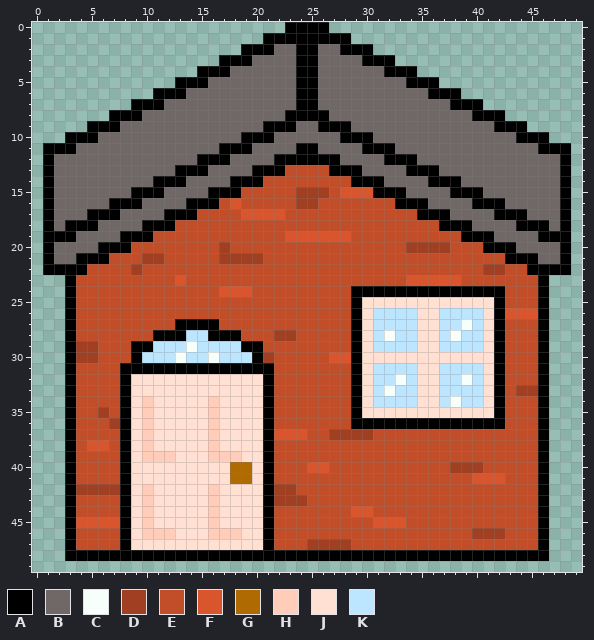
Pixel-art sprite, stored at data/brickhouse.png. Above, as it was before the edit.
The file is 50x50 pixels. Colours within 5 levels of each other are drawn and written as one.
Palette (. is transparent): A #000000  B #706866  C #f7fffb  D #a03f21  E #c14e28  F #d8552d  G #af6a01  H #ffcdba  J #ffe0d3  K #bce6ff
After:
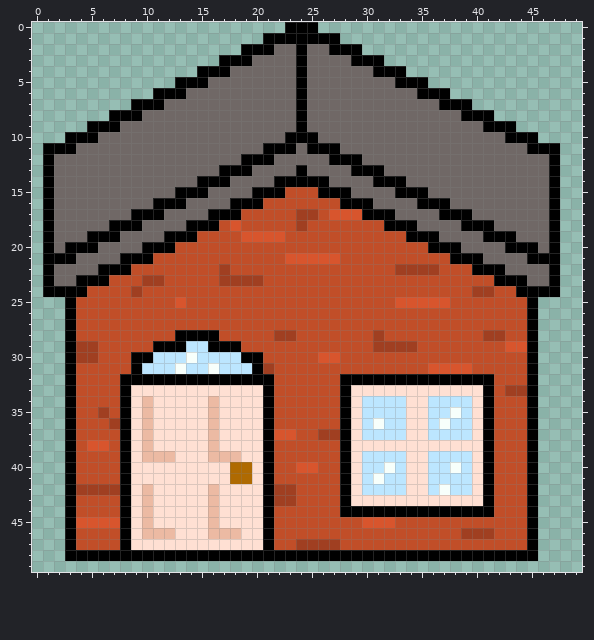
The edit:
colour H: #ffcdba -> #ecbaa3
y 0: x 26 A -> .
y 1: x 28 A -> .
y 2: x 25 A -> B; x 27 B -> A; x 30 A -> .
y 3: x 25 A -> B; x 29 B -> A; x 32 A -> .
y 4: x 25 A -> B; x 31 B -> A; x 34 A -> .
y 5: x 25 A -> B; x 33 B -> A; x 36 A -> .
y 6: x 25 A -> B; x 35 B -> A; x 38 A -> .
y 7: x 25 A -> B; x 37 B -> A; x 40 A -> .
y 8: x 23 A -> B; x 25..26 AA -> BB; x 39 B -> A; x 42 A -> .
y 9: x 21..24 AAAB -> BBBA; x 26..28 AAA -> BBB; x 41 B -> A; x 44 A -> .
y 10: x 19..21 AAA -> BBB; x 23..25 BBB -> AAA; x 28..30 AAA -> BBB; x 43 B -> A; x 46 A -> .
y 11: x 17..19 AAA -> BBB; x 21..24 BBBA -> AAAB; x 26..27 BB -> AA; x 30..32 AAA -> BBB; x 45 B -> A; x 48 A -> .
y 12: x 15..17 AAA -> BBB; x 19..26 BBBAAAAA -> AAABBBBB; x 28..29 BB -> AA; x 32..34 AAA -> BBB; x 47..48 BA -> A.
y 13: x 13..15 AAA -> BBB; x 17..28 BBBAAAEEEEAA -> AAABBBBABBBB; x 30..31 BB -> AA; x 34..36 AAA -> BBB; x 47..48 BA -> A.
y 14: x 11..13 AAA -> BBB; x 15..30 BBBAAAEEEEEEEEAA -> AAABBBBAAAAABBBB; x 32..33 BB -> AA; x 36..38 AAA -> BBB; x 47..48 BA -> A.
y 15: x 9..11 AAA -> BBB; x 13..22 BBBAAAEEEE -> AAABBBBAAA; x 24..32 DDDEFFFAA -> EEAAABBBB; x 34..35 BB -> AA; x 38..40 AAA -> BBB; x 47..48 BA -> A.
y 16: x 7..9 AAA -> BBB; x 11..20 BBBAAAEFEE -> AAABBBBAAA; x 24..25 DD -> EE; x 28..34 EEEEEAA -> AAABBBB; x 36..37 BB -> AA; x 40..42 AAA -> BBB; x 47..48 BA -> A.
y 17: x 5..7 AAA -> BBB; x 9..22 BBBAAAEEEEFFFF -> AAABBBBAAAEEEE; x 24..25 EE -> DD; x 27..36 EEEEEEEEAA -> FFFAAABBBB; x 38..39 BB -> AA; x 42..44 AAA -> BBB; x 47..48 BA -> A.
y 18: x 3..5 AAA -> BBB; x 7..16 BBBAAAEEEE -> AAABBBBAAA; x 18 E -> F; x 24 E -> D; x 32..38 EEEEEAA -> AAABBBB; x 40..41 BB -> AA; x 44..48 AAABA -> BBBA.
y 19: x 2..3 AA -> BB; x 5..14 BBBAAAEEEE -> AAABBBBAAA; x 19..28 EEEEFFFFFF -> FFFFEEEEEE; x 34..40 EEEEEAA -> AAABBBB; x 42..43 BB -> AA; x 46 A -> B; x 48 A -> .
y 20: x 3..12 BBBAAAEEEE -> AAABBBBAAA; x 17 D -> E; x 34..42 DDDDEEEAA -> EEAAABBBB; x 44..45 BB -> AA; x 47..48 BA -> A.
y 21: x 2..11 BBAAAEEEDD -> AABBBBAAAE; x 17..20 DDDD -> EEEE; x 23..27 EEEEE -> FFFFF; x 38..44 EEEEEAA -> AAABBBB; x 46..48 BBA -> AA.
y 22: x 2..9 AAAEEEED -> BBBBAAAE; x 17 E -> D; x 33..36 EEEE -> DDDD; x 40..46 EDDEEAA -> AAABBBB; x 48 A -> .
y 23: x 1..6 ..AEEE -> ABBAAA; x 10..11 EE -> DD; x 13 F -> E; x 17..20 EEEE -> DDDD; x 34..38 FFFFF -> EEEEE; x 42..47 EEEEA. -> AAABBA
y 24: x 1..2 .. -> AA; x 4 E -> A; x 9 E -> D; x 17..19 FFF -> EEE; x 29..42 AAAAAAAAAAAAAA -> EEEEEEEEEEEDDE; x 44..45 EE -> AA; x 47 . -> A
y 25: x 13 E -> F; x 29..42 AJJJJJJJJJJJJA -> EEEEFFFFFEEEEE; x 45..46 EA -> A.
y 26: x 29..46 AJKKKKJJKKKKJAFFFA -> EEEEEEEEEEEEEEEEA.
y 27: x 13..16 AAAA -> EEEE; x 29..42 AJKKKKJJKKCKJA -> EEEEEEEEEEEEEE; x 45..46 EA -> A.
y 28: x 11..12 AA -> EE; x 14..15 KK -> AA; x 17..18 AA -> EE; x 29..42 AJKCKKJJKCKKJA -> EEDEEEEEEEEEDD; x 45..46 EA -> A.
y 29: x 9..14 AAKKKC -> EEAAAK; x 16..20 KKKAA -> AAAEE; x 29..46 AJKKKKJJKKKKJAEEEA -> EEDDDDEEEEEEEEFFA.
y 30: x 10 K -> A; x 13..14 CK -> KC; x 16 C -> K; x 19 K -> A; x 21 D -> E; x 26 E -> F; x 28..42 FAJJJJJJJJJJJJA -> EEEEEEEEEEEEEEE; x 45..46 EA -> A.
y 31: x 8 A -> E; x 10..19 AAAAAAAAAA -> KKKCKKCKKK; x 21 A -> D; x 29..42 AJKKKKJJKKKKJA -> EEEEEEEFFFFEEE; x 45..46 EA -> A.
y 32: x 9..20 JJJJJJJJJJJJ -> AAAAAAAAAAAA; x 28 E -> A; x 30..42 JKKCKJJKKCKJA -> AAAAAAAAAAAAE; x 45..46 EA -> A.
y 33: x 28..29 EA -> AJ; x 31..34 KCKK -> JJJJ; x 37..43 KKKKJAE -> JJJJAED; x 45..46 DA -> A.
y 34: x 28..30 EAJ -> AJK; x 34 K -> J; x 36 J -> K; x 38 C -> K; x 40..42 KJA -> JAE; x 45..46 EA -> A.
y 35: x 28..33 EAJJJJ -> AJKKKK; x 36..39 JJJJ -> KKCK; x 41..42 JA -> AE; x 45..46 EA -> A.
y 36: x 28..40 EAAAAAAAAAAAA -> AJKCKKJJKCKKJ; x 42 A -> E; x 45..46 EA -> A.
y 37: x 24 F -> E; x 26 E -> D; x 28..41 DDDEEEEEEEEEEE -> AJKKKKJJKKKKJA; x 45..46 EA -> A.
y 38: x 28..41 EEEEEEEEEEEEEE -> AJJJJJJJJJJJJA; x 45..46 EA -> A.
y 39: x 28..41 EEEEEEEEEEEEEE -> AJKKKKJJKKKKJA; x 45..46 EA -> A.
y 40: x 24 E -> F; x 26 F -> E; x 28..41 EEEEEEEEEEDDDE -> AJKKCKJJKKCKJA; x 45..46 EA -> A.
y 41: x 28..42 EEEEEEEEEEEEFFF -> AJKCKKJJKKKKJAE; x 45..46 EA -> A.
y 42: x 28..41 EEEEEEEEEEEEEE -> AJKKKKJJKCKKJA; x 45..46 EA -> A.
y 43: x 24 D -> E; x 28..41 EEEEEEEEEEEEEE -> AJJJJJJJJJJJJA; x 45..46 EA -> A.
y 44: x 28..41 EFFEEEEEEEEEEE -> AAAAAAAAAAAAAA; x 45..46 EA -> A.
y 45: x 30 E -> F; x 33 F -> E; x 45..46 EA -> A.
y 46: x 39 E -> D; x 42 D -> E; x 45..46 EA -> A.
y 47: x 24 E -> D; x 28 D -> E; x 45..46 EA -> A.
y 48: x 46 A -> .
Changed places in both pictures, as pixel boxes (x1, y1, x2, y2):
changed: (43, 22, 571, 561)
